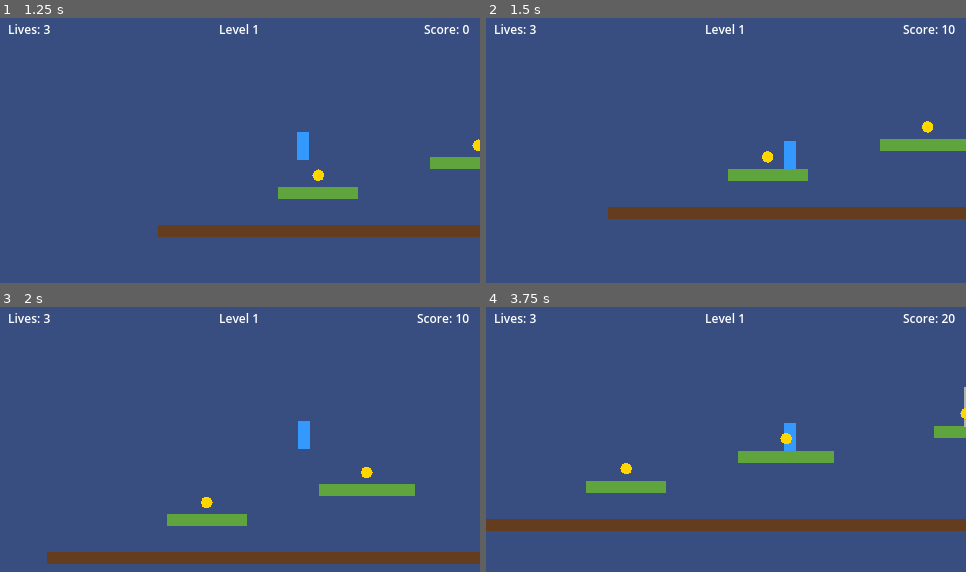
Above: before the commit, frames 1-4 (two rows, left to right).
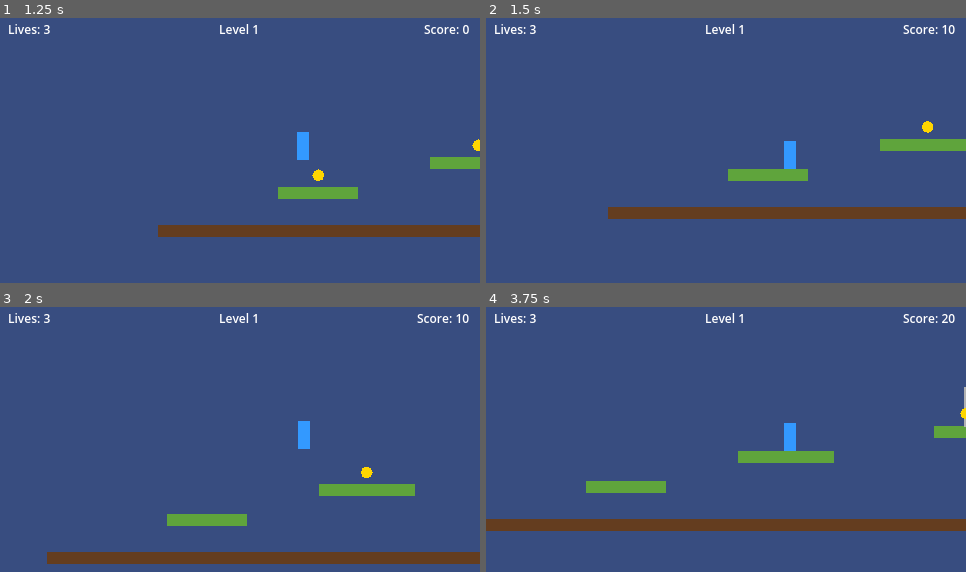
Above: after the commit, the same moments.

Repository: nsmaassel/platformer-game
Game: Godot game, scene res://scenes/level_2.tscn
Two runs of this game, one before a commit and one after it. Both use one fixed random seed, a clock stepped at 60 frames per second and the inputs below. This scene is started directly instead of the project's main scene.
Inputs:
- Up to frame 1 (1.25 s): hold D (move_right) from 0.53 s (still down); tap Space (jump) at 0.77 s
- Up to frame 2 (1.5 s): keep holding D (move_right)
- Up to frame 3 (2 s): keep holding D (move_right); tap Space (jump) at 1.52 s
- Up to frame 4 (3.75 s): release D (move_right) at 2.03 s; hold A (move_left) 2.03-2.78 s; hold D (move_right) from 2.78 s (still down); tap Space (jump) at 3.02 s

Frame 1 is identical in both runs. In frame 2, less than 0.1% of the frame differs, in the area x 57-60%, y 50-55%; in frame 3, less than 0.1%; in frame 4, 0.2%, in the area x 27-64%, y 47-64%.

Commit message:
fix: slime collision layer 4, coin await hang, enemy group registration

Diff:
--- a/scenes/slime.tscn
+++ b/scenes/slime.tscn
@@ -17,6 +17,8 @@
 size = Vector2(10.0, 4.0)
 
 [node name="Slime" type="CharacterBody2D"]
+collision_layer = 4
+collision_mask = 1
 script = ExtResource("1_slime")
 
 [node name="CollisionShape2D" type="CollisionShape2D" parent="."]
--- a/scripts/coin.gd
+++ b/scripts/coin.gd
@@ -18,8 +18,9 @@
 	_collected = true
 	GameState.add_score(10)
 
-	# Play collect animation if defined, then remove
-	if _sprite.sprite_frames.has_animation("collect"):
+	# Play collect animation only if it has frames loaded (swapped in from Aseprite)
+	var frames := _sprite.sprite_frames
+	if frames != null and frames.has_animation("collect") and frames.get_frame_count("collect") > 0:
 		_sprite.play("collect")
 		await _sprite.animation_finished
 	queue_free()
--- a/scripts/slime.gd
+++ b/scripts/slime.gd
@@ -10,6 +10,10 @@
 
 @onready var _sprite: AnimatedSprite2D = $AnimatedSprite2D
 @onready var _ledge_check: RayCast2D = $LedgeCheck
+
+
+func _ready() -> void:
+	add_to_group("enemy")
 
 
 func _physics_process(delta: float) -> void:
